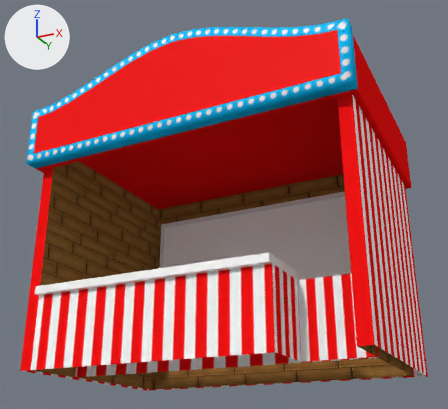
An edit to the OBJ model ProyectoFinalCGeIHC/ProyectoFinalCGeIHC/Modelos/Puesto_Dardos.obj, drawn before and after from the same camera.
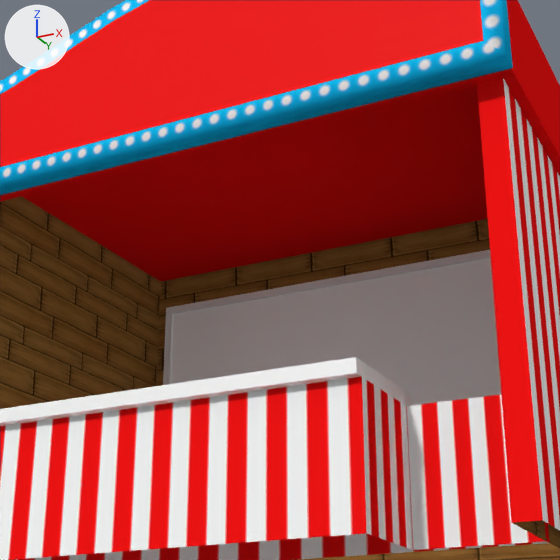
There are two pictures of each version: one whole from a 50 mm camera at (2.85, -5.79, -0.76) aimed at (0.0, -0.09, 1.8), one close up on the part from 15% to 86% of the width and 12% to 90% of the height. Arrows for +X, +Y and +Z are at upper left; the lights stay in place. Where no turn or scale is listed for an object, it has been applied to the vertices. Vertices at the same position are counted once.

Names of what the first close-up shows: 'Puesto_Dardos'.
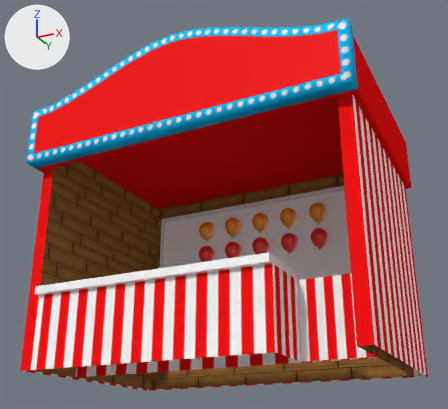
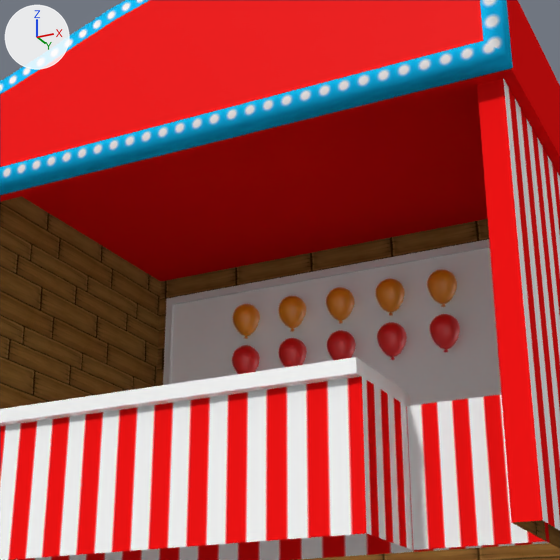
Commit message: Termino interacción de dardos

Changed parts and their boxes (x1, y1, x2, y2) in the close-ups (560 x 560 px; the box of a moved part takes in the faces that stretch with it):
part 1 of me_puesto_dardos, added
    after: (232, 269, 460, 374)
part 2 of me_puesto_dardos, moved or reshaped
    before: (163, 250, 501, 406)
    after: (163, 239, 501, 406)

The change, as a diff of the scene's bpy script:
```diff
--- a/ProyectoFinalCGeIHC/ProyectoFinalCGeIHC/Modelos/Puesto_Dardos.obj.py
+++ b/ProyectoFinalCGeIHC/ProyectoFinalCGeIHC/Modelos/Puesto_Dardos.obj.py
@@ img_naranja_png @@
+img_naranja_png = load_image('Naranja.png', 'Texturas/Maquina_Topos/Naranja.png', 16, 16, 'sRGB')
@@ mat_globo_naranja @@
+mat_globo_naranja = bpy.data.materials.new('Globo_Naranja')
+# uses the picture img_naranja_png
+# uses the picture img_specular_100_png
@@ mat_globo_rojo @@
+mat_globo_rojo = bpy.data.materials.new('Globo_Rojo')
+# uses the picture img_madera_roja_png
+# uses the picture img_specular_100_png
@@ me_puesto_dardos @@
 # used by ob_puesto_dardos; location = (0.0, 0.0, 0.0)
-me_puesto_dardos.from_pydata(...)  # 191 vertices, 167 faces, 1 loose edge; spans x -1.81..1.81, y -1.29..1.25, z 0.0..3.26
+me_puesto_dardos.from_pydata(...)  # 3891 vertices, 4007 faces, 1 loose edge; spans x -1.81..1.81, y -1.29..1.25, z 0.0..3.26
+# me_puesto_dardos part 1: 3700 vertices added at x -0.85..0.85, y 0.8..1.0, z 1.46..2.04
+# me_puesto_dardos part 2: 16 vertices moved from x -1.48..1.48, y 0.95..0.97, z 0.84..2.15 to x -1.48..1.48, y 0.95..0.97, z 0.92..2.22
 me_puesto_dardos.materials.append(mat_blanco)
@@ me_puesto_dardos @@
 me_puesto_dardos.materials.append(mat_madera_cian_luces)
+me_puesto_dardos.materials.append(mat_globo_rojo)
+me_puesto_dardos.materials.append(mat_globo_naranja)
```
